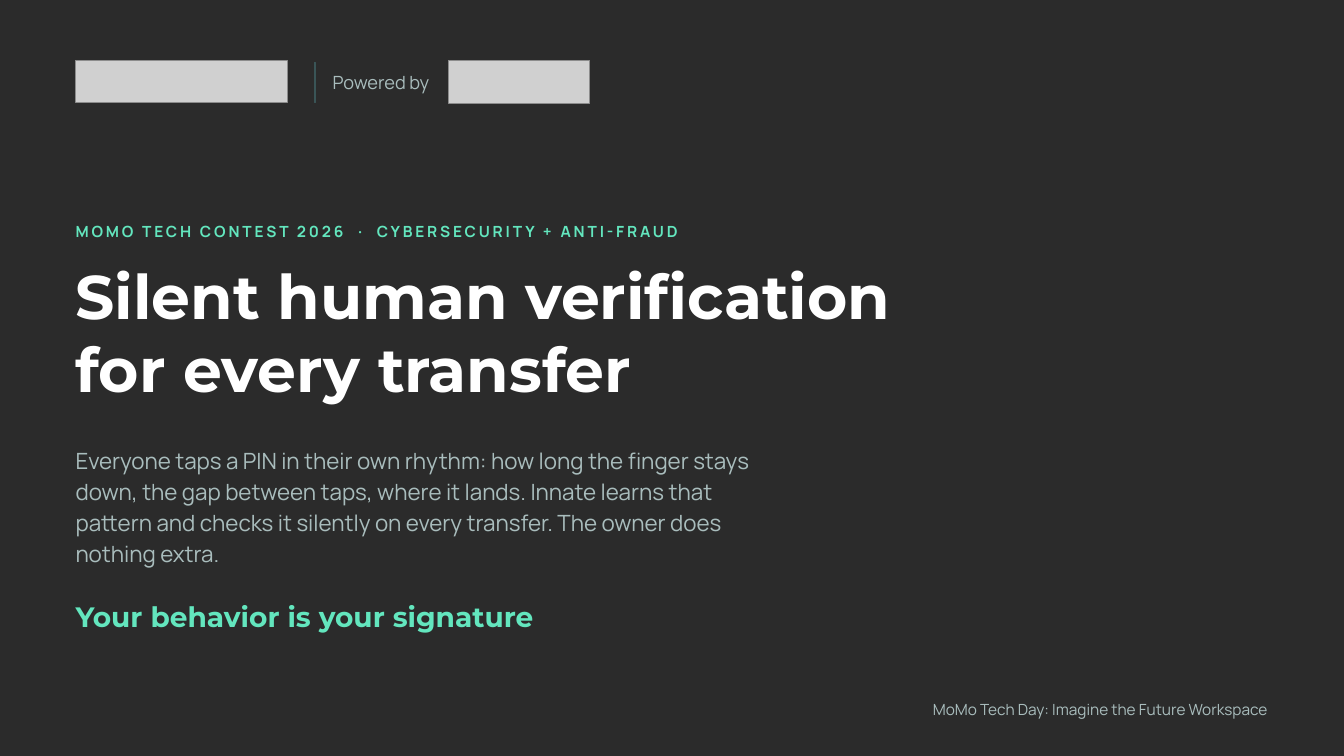
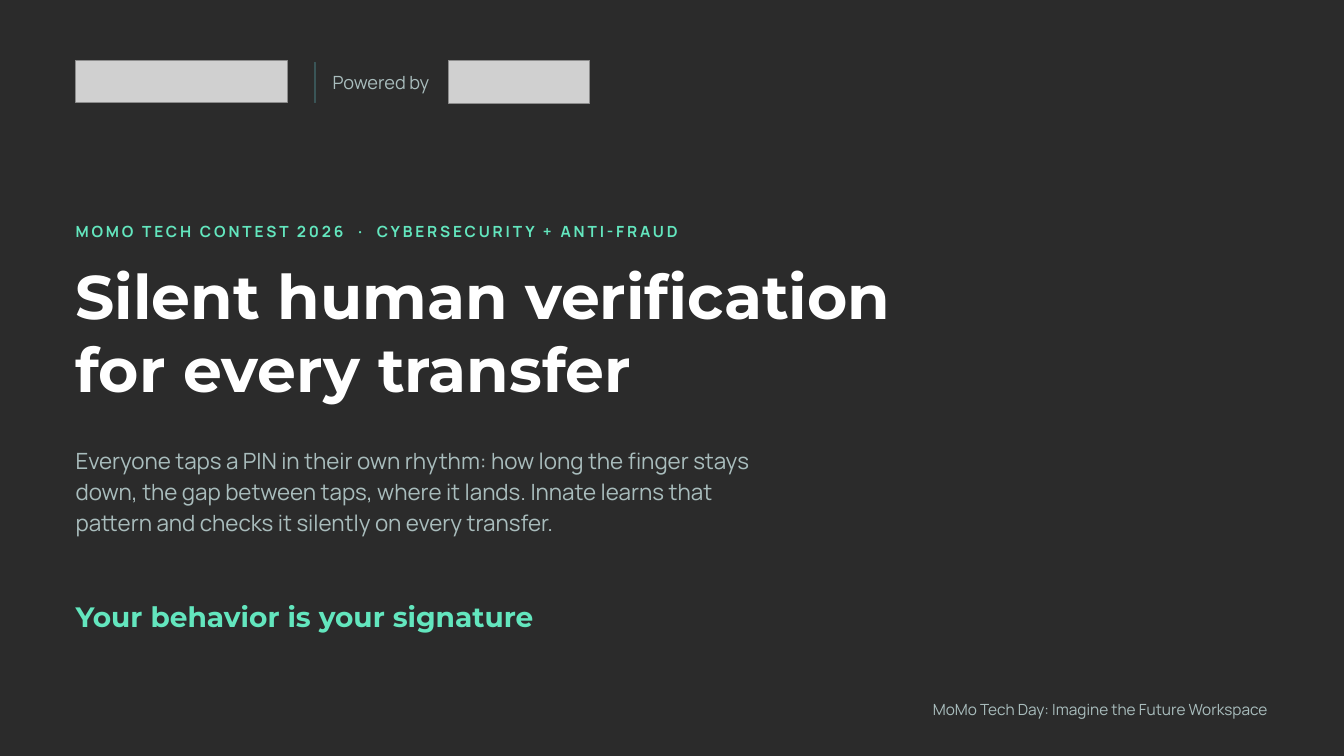
Before and after one commit to Odylytics/Innate_Odylytics, a slide deck: slide 1 of submission/Slide/Innate-slides.pptx. Drawn at 1344x756 pixels with LibreOffice and Linux fonts; fonts in the diff are those of the drawing; grey boxes stand for pictures; background and template pictures are left out; a plain dark background stands for a picture behind light text. Boxes give left, top, right and bottom in pixels: in the first picture for what was removed or moved away, otherwise in the second. Text is boxed around its words. In the diff, an @@ line names an element or a change of style, - is before the commit and + after.

```diff
--- a/submission/Slide/Innate-slides.pptx
+++ b/submission/Slide/Innate-slides.pptx
@@ text at [76,452,749,537]: text changed @@
-Everyone taps a PIN in their own rhythm: how long the finger stays down, the gap between taps, where it lands. Innate learns that pattern and checks it silently on every transfer. The owner does nothing extra.
+Everyone taps a PIN in their own rhythm: how long the finger stays down, the gap between taps, where it lands. Innate learns that pattern and checks it silently on every transfer.
```
Also in this commit, not shown: 1 other slide changed, 4 other files.
